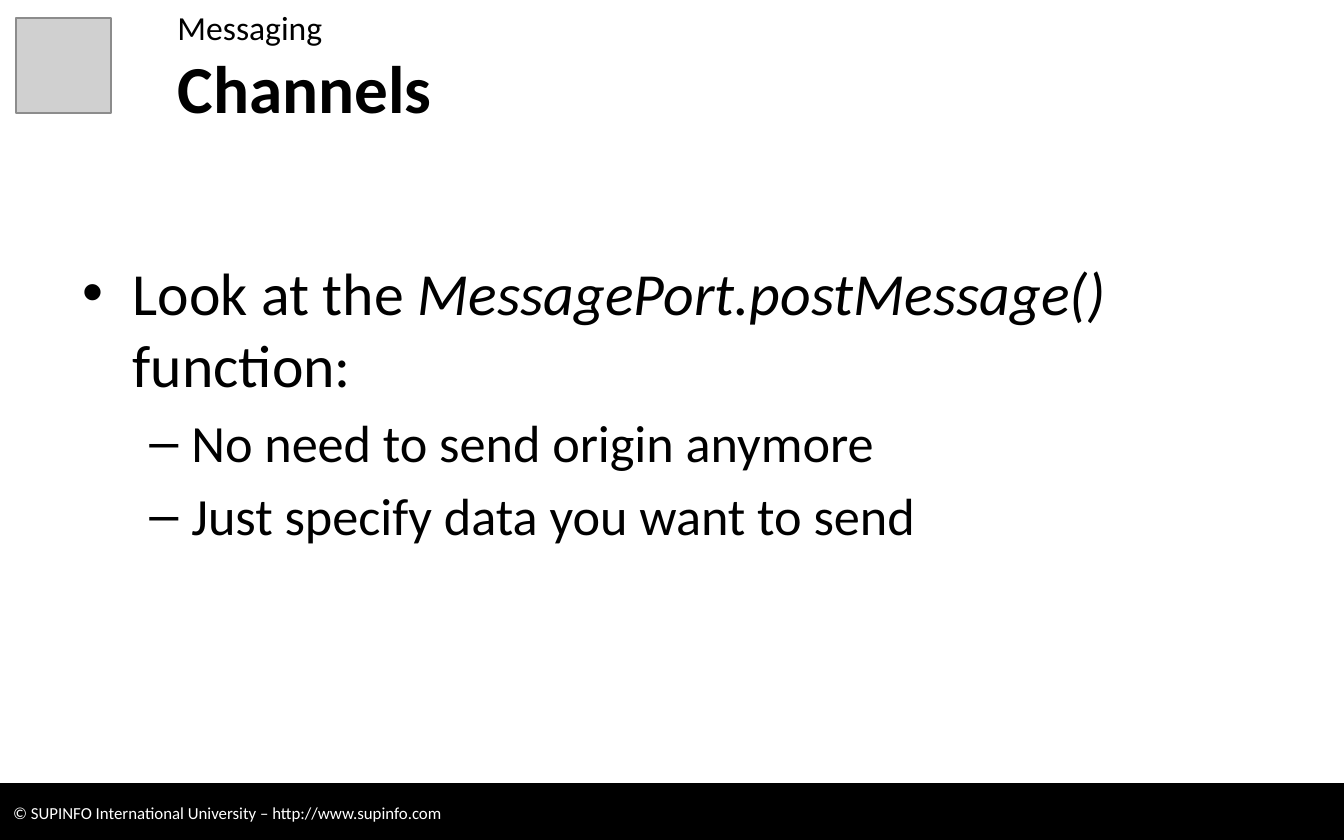
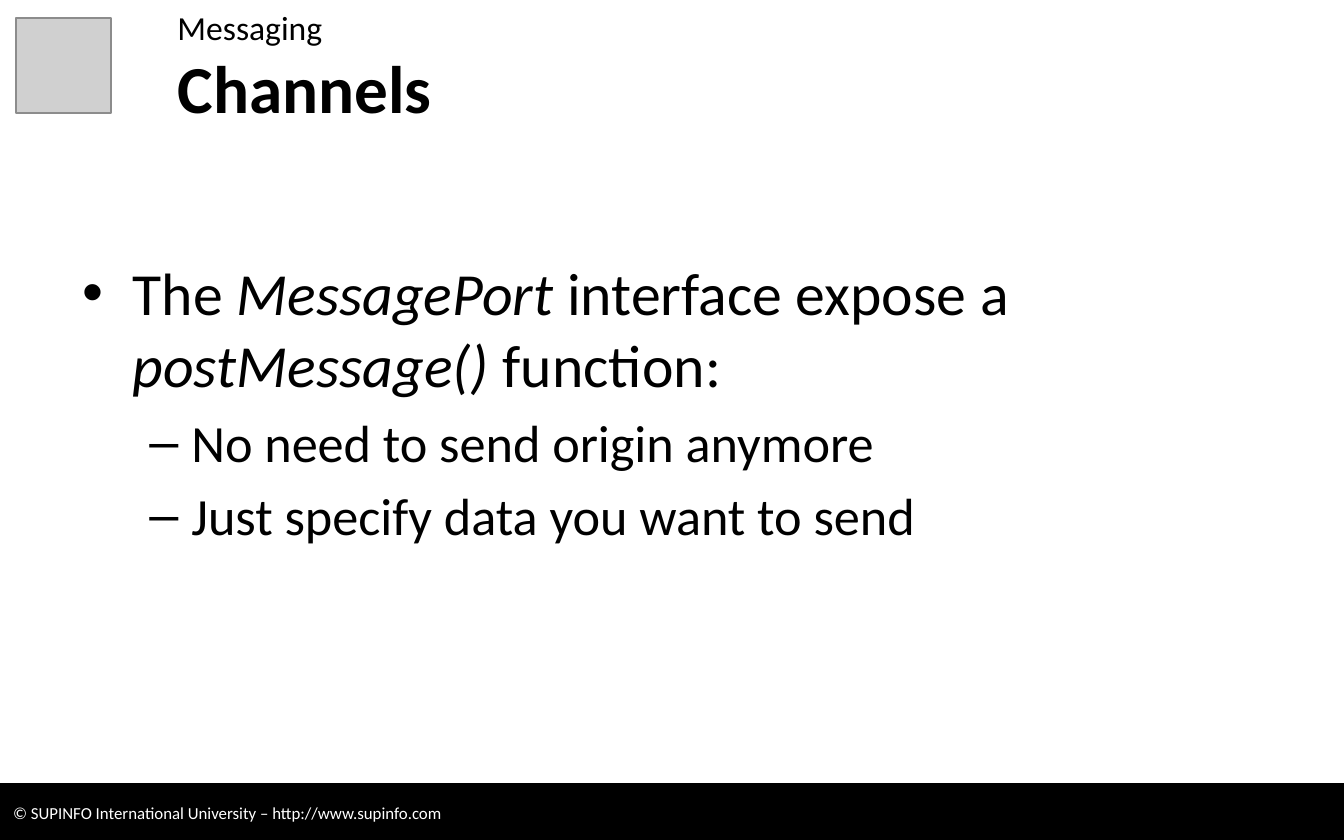
Before and after one commit to CodeCourses/3WEB, a slide deck: slide 16 of 05 - HTML5 - New APIs 1 [RC without Labs].pptx (slide 50 before the commit). Drawn at 1344x840 pixels with LibreOffice and Linux fonts; fonts in the diff are those of the drawing; grey boxes stand for pictures; background and template pictures are left out. Boxes give left, top, right and bottom in pixels: in the first picture for what was removed or moved away, otherwise in the second. Text is boxed around its words. In the diff, an @@ line names an element or a change of style, - is before the commit and + after.

```diff
--- a/05 - HTML5 - New APIs 1 [RC without Labs].pptx
+++ b/05 - HTML5 - New APIs 1 [RC without Labs].pptx
@@ text at <box>133,273,1009,398</box>: text changed; italic off @@
-• Look at the MessagePort.postMessage() function:
+• The MessagePort interface expose a postMessage() function:
```
Also in this commit, not shown: 10 other slides changed, 14 slides added, 1 slide removed, 9 other files.
